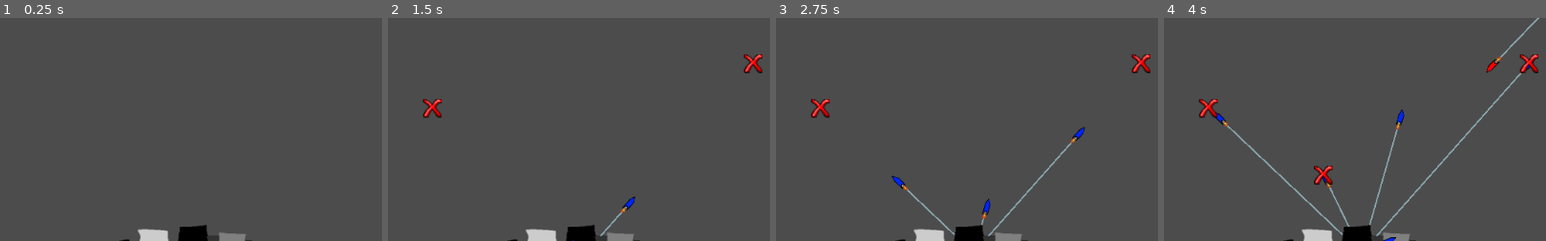
Above: before the commit, frames 1-4 (left to right).
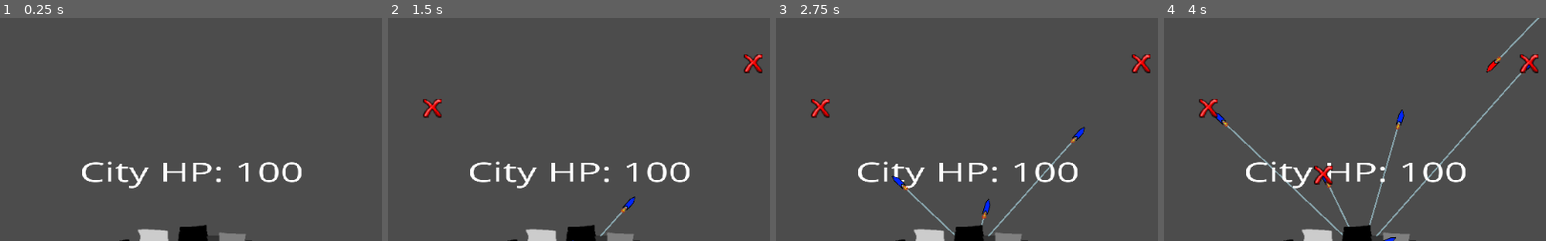
Above: after the commit, the same moments.

Repository: aJns/godot_missile_defence
Game: Godot game, scene res://MissileDefense.tscn
The game is run twice, just before and just after one commit, with the same random seed, the same clock (stepped at 60 frames per second) and the same inputs.
Inputs (mouse positions are % of the whole screen's width and height, from its top left):
- Up to frame 1 (0.25 s): no input
- Up to frame 2 (1.5 s): tap Enter at 0.5 s; move the mouse to (72, 45) at 0.52 s; click (72, 45) at 0.6 s; tap Space at 1.25 s; move the mouse to (30, 55) at 1.27 s; click (30, 55) at 1.35 s
- Up to frame 3 (2.75 s): move the mouse to (60, 28) at 2.02 s; click (60, 28) at 2.1 s
- Up to frame 4 (4 s): move the mouse to (45, 70) at 2.77 s; click (45, 70) at 2.85 s; move the mouse to (80, 65) at 3.52 s; click (80, 65) at 3.6 s
The pictures show only the part of the screen within x 24-74%, y 35-85%; the shares and areas given below are measured in that part.

The runs differ from the first frame. In frame 1, 1.6% of the frame differs, in the area x 21-79%, y 64-77%; in frame 2, 1.6%; in frame 3, 1.6%; in frame 4, 1.6%.

Commit message:
Add city hp label

Diff:
--- a/City.gd
+++ b/City.gd
@@ -6,10 +6,15 @@
 
 var city_life = 100
 var sprite_node: Sprite
+var label_node: Label
+
+const CITY_HP_STR = "City HP: %s"
 
 # Called when the node enters the scene tree for the first time.
 func _ready():
 	sprite_node = get_node("city_sprite")
+	label_node = get_node("health_label")
+	label_node.text = CITY_HP_STR % city_life
 
 
 # Called every frame. 'delta' is the elapsed time since the previous frame.
@@ -21,4 +26,4 @@
 	var exp_pos_local = explosion_position - self.position
 	if sprite_node.get_rect().has_point(exp_pos_local):
 		city_life -= 1
-		print("City life: ", city_life)
+		label_node.text = CITY_HP_STR % city_life
--- a/City.tscn
+++ b/City.tscn
@@ -1,7 +1,8 @@
-[gd_scene load_steps=3 format=2]
+[gd_scene load_steps=4 format=2]
 
 [ext_resource path="res://City.gd" type="Script" id=1]
 [ext_resource path="res://city.png" type="Texture" id=2]
+[ext_resource path="res://some_font.tres" type="DynamicFont" id=3]
 
 [node name="City" type="Node2D" groups=[
 "buildings",
@@ -10,3 +11,12 @@
 
 [node name="city_sprite" type="Sprite" parent="."]
 texture = ExtResource( 2 )
+
+[node name="health_label" type="Label" parent="."]
+margin_left = -378.063
+margin_top = -268.609
+margin_right = 355.937
+margin_bottom = -160.609
+custom_fonts/font = ExtResource( 3 )
+text = "City Health: 100"
+align = 1
--- /dev/null
+++ b/some_font.tres
@@ -0,0 +1,7 @@
+[gd_resource type="DynamicFont" load_steps=2 format=2]
+
+[ext_resource path="res://OpenSans-Regular.ttf" type="DynamicFontData" id=1]
+
+[resource]
+size = 72
+font_data = ExtResource( 1 )
Binary file added: OpenSans-Regular.ttf
